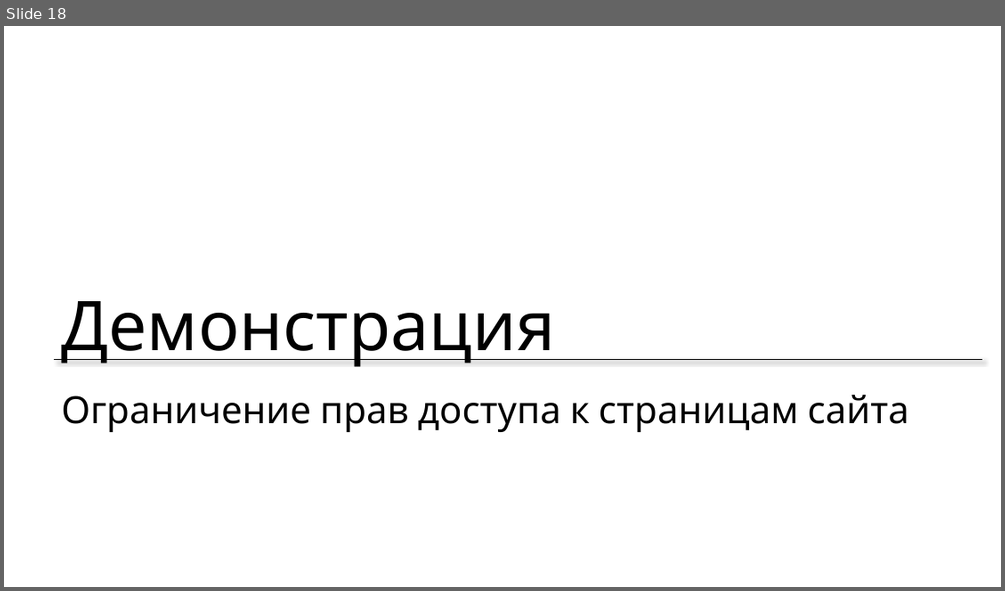
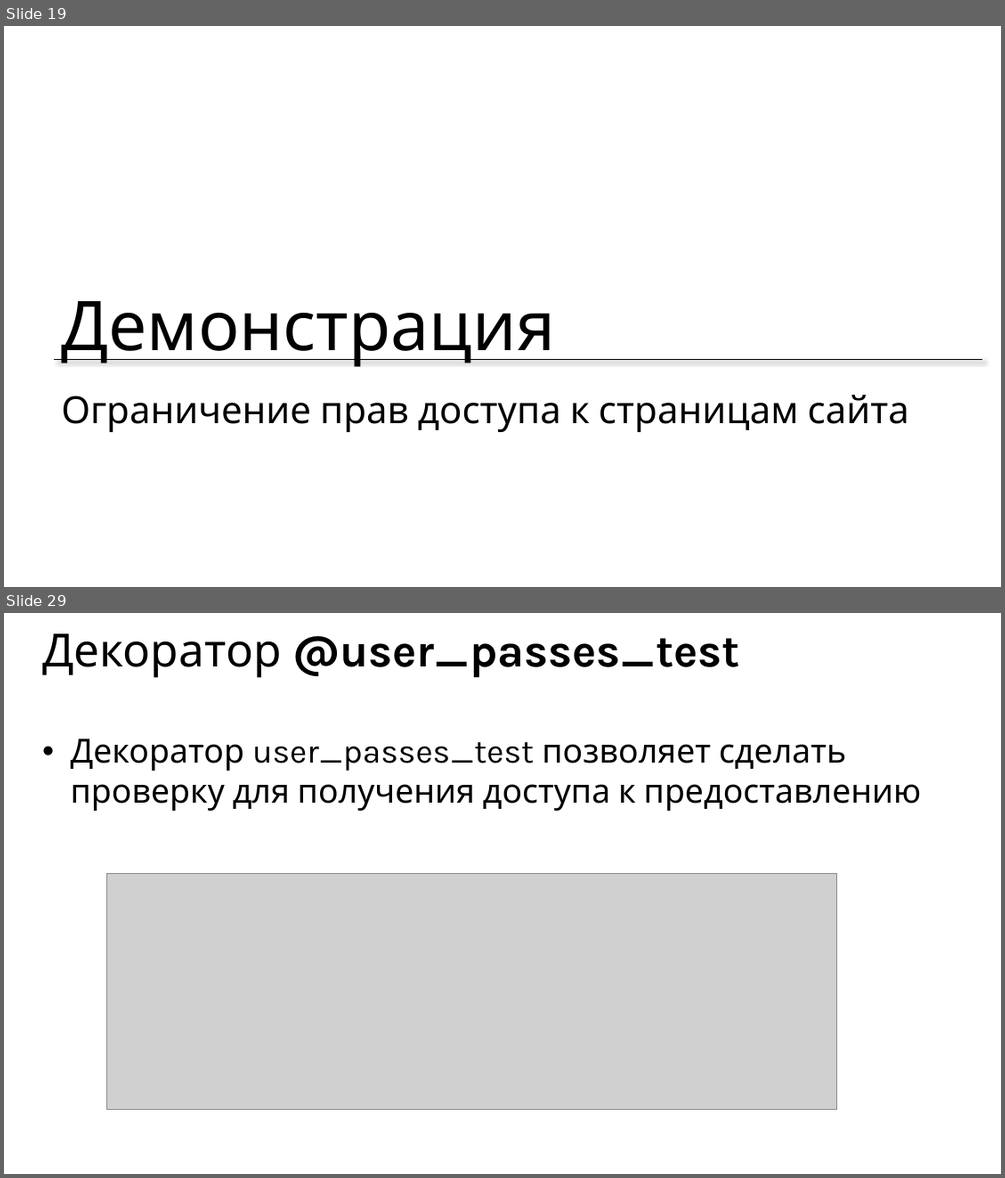
Before and after one commit to maxchv/LearnPython, a slide deck: week14/auth.pptx. Shown one above the other, each under a label of ours: slide 18 before the commit, slides 19 and 29 after it; the slides between them are not shown. The pictures are 1005x591 and 1005x1178 pixels, drawn with LibreOffice and Linux fonts; fonts in the diff are those of the drawing; grey boxes stand for pictures. Boxes give left, top, right and bottom in pixels: in the first picture for what was removed or moved away, otherwise in the second. Text is boxed around its words. In the diff, an @@ line names an element or a change of style, - is before the commit and + after.

```diff
--- a/week14/auth.pptx
+++ b/week14/auth.pptx
@@ slide 29 added at [4,613,1001,1174], background #FFFFFF @@
@@ title added at [42,633,739,678], 44 pt, text #000000, bold @@
+Декоратор @user_passes_test
@@ text added at [71,742,922,811], 32 pt, text #000000 @@
+• Декоратор user_passes_test позволяет сделать проверку для получения доступа к предоставлению
@@ picture added at [106,873,837,1110] @@
@@ what was slide 18 is now slide 19 @@
```
Also in this commit, not shown: 2 slides changed, 11 other slides added, 12 slides removed, 39 other files.
